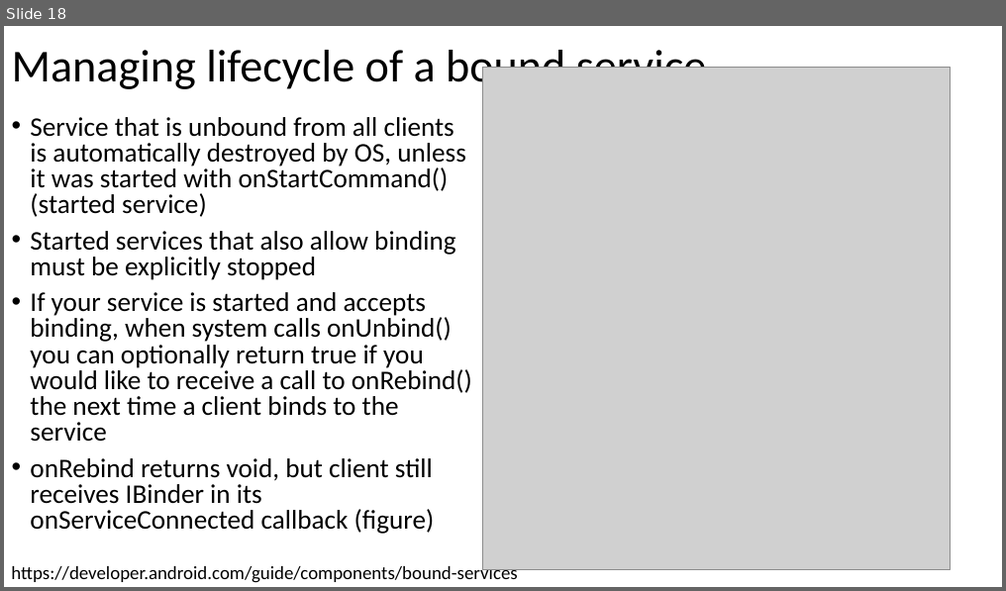
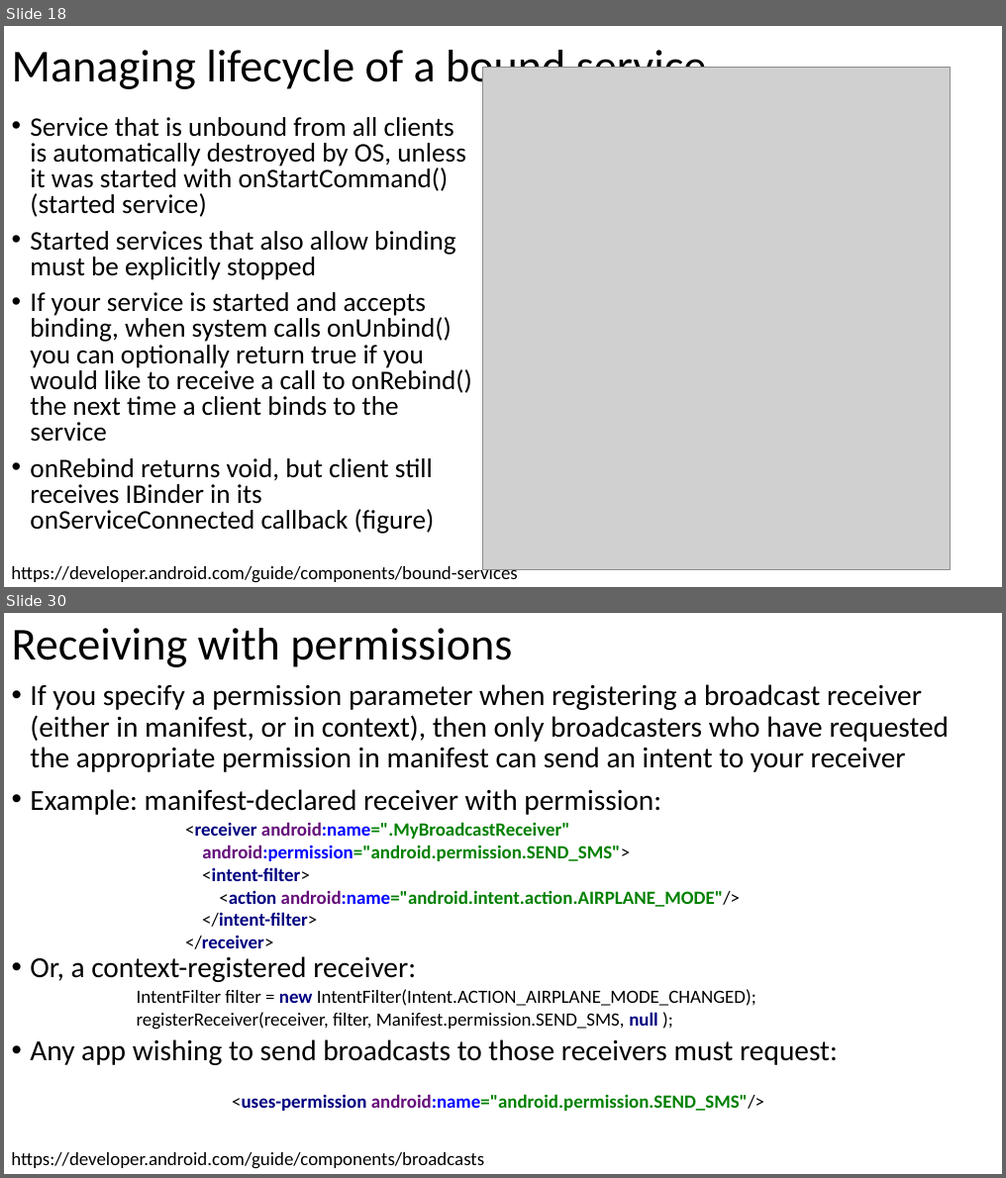
Before and after one commit to russellu/cs230, a slide deck: Lecture_10.pptx. Shown one above the other, each under a label of ours: slide 18 before the commit, slides 18 and 30 after it; the slides between them are not shown. The pictures are 1006x591 and 1006x1178 pixels, drawn with LibreOffice and Linux fonts; fonts in the diff are those of the drawing; grey boxes stand for pictures. Boxes give left, top, right and bottom in pixels: in the first picture for what was removed or moved away, otherwise in the second. Text is boxed around its words. In the diff, an @@ line names an element or a change of style, - is before the commit and + after.

```diff
--- a/Lecture_10.pptx
+++ b/Lecture_10.pptx
@@ slide 30 added at bbox=[4, 613, 1002, 1174], background #FFFFFF @@
@@ title added at bbox=[12, 628, 512, 667], 44 pt, text #000000 @@
+Receiving with permissions
@@ text added at bbox=[30, 684, 949, 1065], 28 pt, text #000000 @@
+• If you specify a permission parameter when registering a broadcast receiver (either in manifest, or in context), then only broadcasters who have requested the appropriate permission in manifest can send an intent to your receiver
+• Example: manifest-declared receiver with permission:
+• Or, a context-registered receiver:
+• Any app wishing to send broadcasts to those receivers must request:
@@ text added at bbox=[185, 822, 740, 950], 18 pt, text #008000, bold @@
+<receiver android:name=".MyBroadcastReceiver"
+android:permission="android.permission.SEND_SMS">
+<intent-filter>
+<action android:name="android.intent.action.AIRPLANE_MODE"/>
+</intent-filter>
+</receiver>
@@ text added at bbox=[137, 989, 756, 1030], 18 pt, text #000000 @@
+IntentFilter filter = new IntentFilter(Intent.ACTION_AIRPLANE_MODE_CHANGED);
+registerReceiver(receiver, filter, Manifest.permission.SEND_SMS, null );
@@ text added at bbox=[232, 1094, 764, 1111], 18 pt, text #008000, bold @@
+<uses-permission android:name="android.permission.SEND_SMS"/>
@@ text added at bbox=[11, 1153, 484, 1169], 18 pt, text #000000 @@
+https://developer.android.com/guide/components/broadcasts
```
Also in this commit, not shown: 14 other slides added, 9 slides removed, 2 other files.
